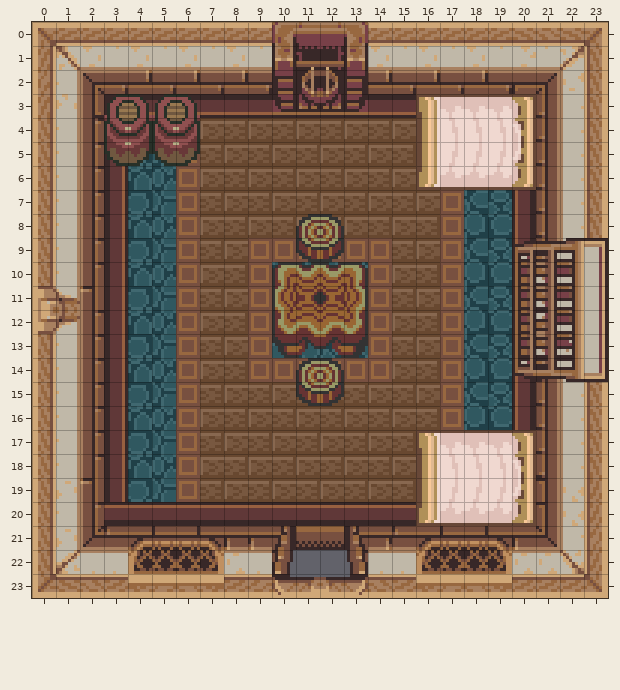
Tiled map, stored at Game/maps/house_1.tmx. Above is the file before it was changed.
Cells are 8x8 px. Shown: x 0..23, y 0..23.
Once edited:
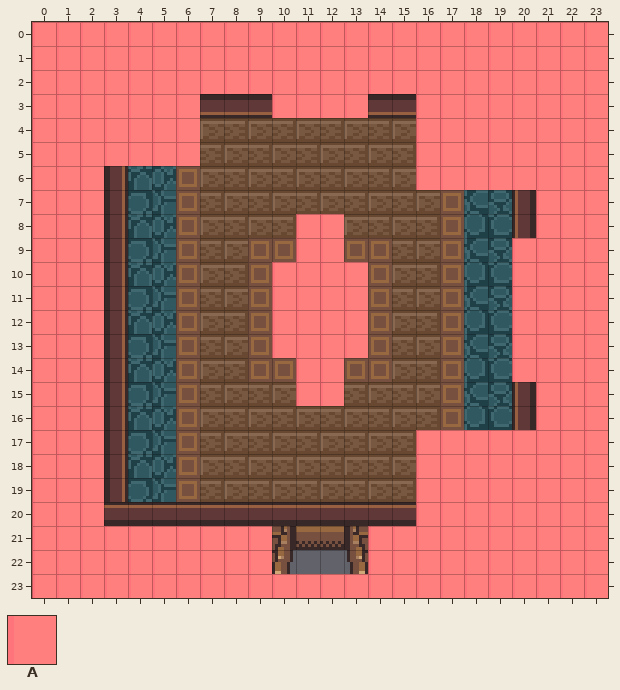
Key: from "collisions": A 1.
_ is an empty cell.
Tiles of an added or newly shown layer are drawn over the layers below it.
Commit: forgot collisions in house lol :joy_cat:
The exact change:
Layer "collisions" (added):
y 0..2: x 0..23 ________________________ -> AAAAAAAAAAAAAAAAAAAAAAAA
y 3: x 0..6 _______ -> AAAAAAA; x 10..13 ____ -> AAAA; x 16..23 ________ -> AAAAAAAA
y 4..5: x 0..6 _______ -> AAAAAAA; x 16..23 ________ -> AAAAAAAA
y 6: x 0..2 ___ -> AAA; x 16..23 ________ -> AAAAAAAA
y 7: x 0..2 ___ -> AAA; x 21..23 ___ -> AAA
y 8: x 0..2 ___ -> AAA; x 11..12 __ -> AA; x 21..23 ___ -> AAA
y 9: x 0..2 ___ -> AAA; x 11..12 __ -> AA; x 20..23 ____ -> AAAA
y 10..13: x 0..2 ___ -> AAA; x 10..13 ____ -> AAAA; x 20..23 ____ -> AAAA
y 14: x 0..2 ___ -> AAA; x 11..12 __ -> AA; x 20..23 ____ -> AAAA
y 15: x 0..2 ___ -> AAA; x 11..12 __ -> AA; x 21..23 ___ -> AAA
y 16: x 0..2 ___ -> AAA; x 21..23 ___ -> AAA
y 17..20: x 0..2 ___ -> AAA; x 16..23 ________ -> AAAAAAAA
y 21..22: x 0..9 __________ -> AAAAAAAAAA; x 14..23 __________ -> AAAAAAAAAA
y 23: x 0..23 ________________________ -> AAAAAAAAAAAAAAAAAAAAAAAA
